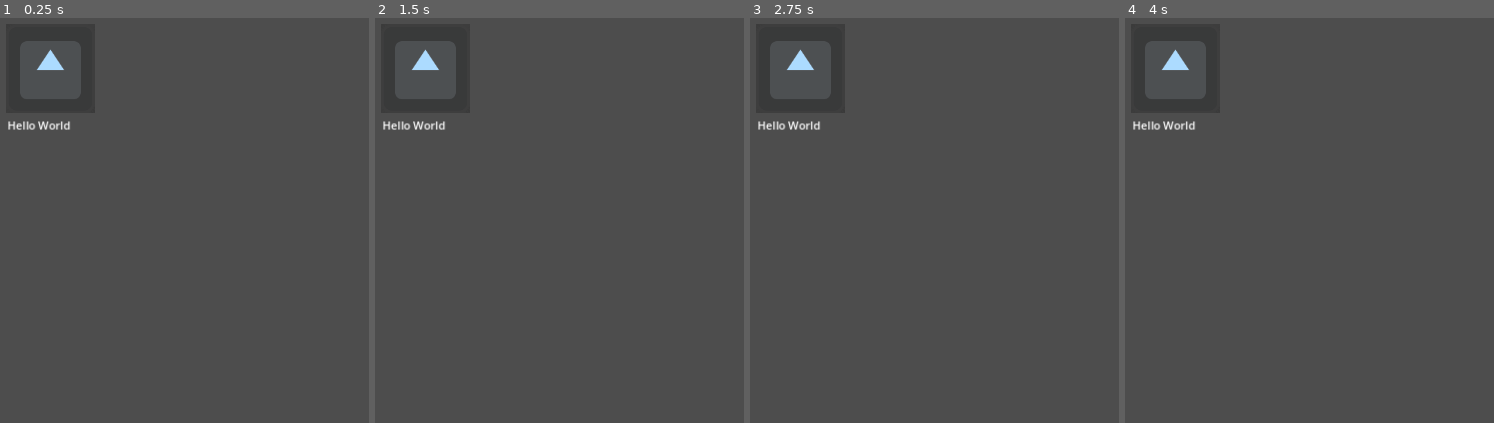
Above: before the commit, frames 1-4 (left to right).
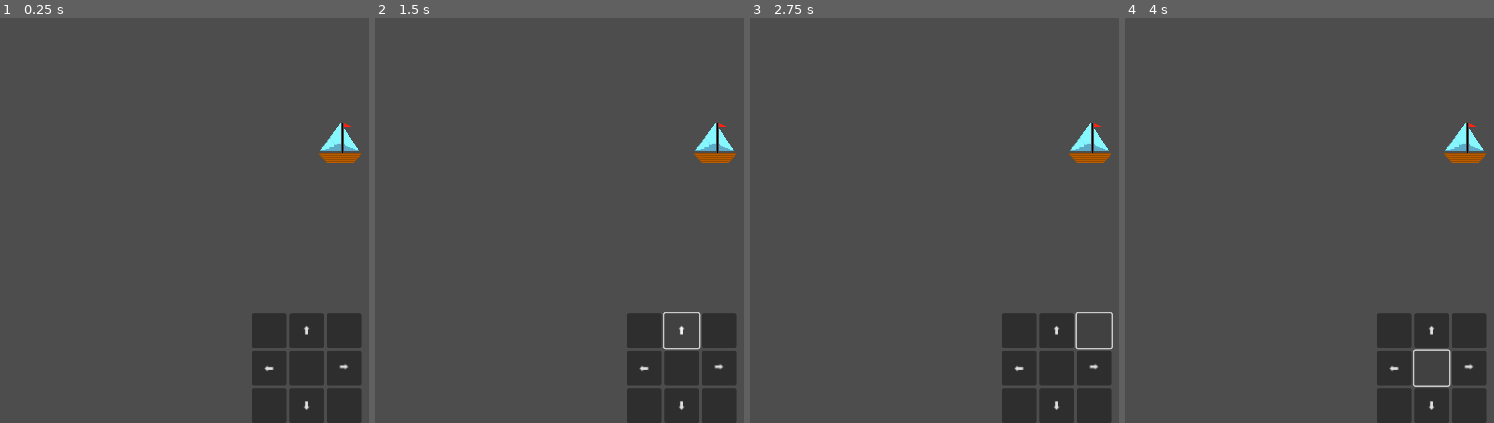
Above: after the commit, the same moments.

Repository: maxkompch/Fishing4Future
Game: Godot game, scene res://main.tscn
Two runs of this game, one before a commit and one after it. Both use one fixed random seed, a clock stepped at 60 frames per second and the inputs below. Before the commit the project starts from res://100. TrashBin/Old Test/scenes/water_scene.tscn. The engine's default icon, where the game draws it, is replaced by a stand-in: a white triangle on a blue panel in a dark square.
Inputs (mouse positions are in pixels of both pictures, inside the frame that each line leads up to):
- Up to frame 1 (0.25 s): no input
- Up to frame 2 (1.5 s): click (644, 329) at 0.52 s; click (681, 329) at 1.25 s, where only the run after the commit has a clickable "⬆"
- Up to frame 3 (2.75 s): click (1093, 329) at 2.02 s
- Up to frame 4 (4 s): click (1394, 366) at 2.75 s, where only the run after the commit has a clickable "⬅"; click (1431, 366) at 3.52 s

The runs differ from the first frame. In frame 1, 8.1% of the frame differs, in the area x 2-98%, y 7-100%; in frame 2, 7.5%; in frame 3, 7.4%; in frame 4, 7.5%.
Error after the commit: Parse Error: Identifier "_on_left_button_pressed" not declared in the current scope. (res://player.gd:18)

Commit message:
Boat control
Control movement of the boat. Up, Down, left, right with acceleration and velovity.

Diff:
--- a/MainScene.tscn
+++ /dev/null
@@ -1,3 +0,0 @@
-[gd_scene format=3 uid="uid://pyvq6rqfr5qr"]
-
-[node name="MainScene" type="Node2D"]
--- /dev/null
+++ b/main.tscn
@@ -0,0 +1,94 @@
+[gd_scene load_steps=5 format=3 uid="uid://ck00y8tcc0p7q"]
+
+[ext_resource type="Script" path="res://player.gd" id="2_huqim"]
+[ext_resource type="Texture2D" uid="uid://cwqyxw64pps3i" path="res://5. Icons/boat_pixelart.png" id="2_yphp6"]
+[ext_resource type="Script" path="res://ui.gd" id="3_8iex2"]
+
+[sub_resource type="RectangleShape2D" id="RectangleShape2D_okyxk"]
+size = Vector2(59, 44)
+
+[node name="Main" type="Node2D"]
+position = Vector2(628, 248)
+
+[node name="Player" type="CharacterBody2D" parent="."]
+script = ExtResource("2_huqim")
+speed_limit = null
+slow_rate = null
+area_color = null
+
+[node name="Boat" type="Sprite2D" parent="Player"]
+position = Vector2(0.999994, -1)
+scale = Vector2(0.284545, 0.276786)
+texture = ExtResource("2_yphp6")
+
+[node name="CollisionShape2D" type="CollisionShape2D" parent="Player"]
+position = Vector2(-4, 2)
+shape = SubResource("RectangleShape2D_okyxk")
+
+[node name="UI" type="CanvasLayer" parent="."]
+
+[node name="BoatControlUI" type="VBoxContainer" parent="UI"]
+anchors_preset = 7
+anchor_left = 0.5
+anchor_top = 1.0
+anchor_right = 0.5
+anchor_bottom = 1.0
+offset_left = -53.0
+offset_top = -158.0
+offset_right = 54.0
+grow_horizontal = 2
+grow_vertical = 0
+script = ExtResource("3_8iex2")
+
+[node name="TopRow" type="HBoxContainer" parent="UI/BoatControlUI"]
+layout_mode = 2
+
+[node name="Button1" type="Button" parent="UI/BoatControlUI/TopRow"]
+custom_minimum_size = Vector2(50, 50)
+layout_mode = 2
+
+[node name="btn_up" type="Button" parent="UI/BoatControlUI/TopRow"]
+custom_minimum_size = Vector2(50, 50)
+layout_mode = 2
+action_mode = 0
+text = "⬆"
+
+[node name="Button3" type="Button" parent="UI/BoatControlUI/TopRow"]
+custom_minimum_size = Vector2(50, 50)
+layout_mode = 2
+
+[node name="MidRow" type="HBoxContainer" parent="UI/BoatControlUI"]
+layout_mode = 2
+
+[node name="btn_left" type="Button" parent="UI/BoatControlUI/MidRow"]
+custom_minimum_size = Vector2(50, 50)
+layout_mode = 2
+action_mode = 0
+text = "⬅"
+
+[node name="Button5" type="Button" parent="UI/BoatControlUI/MidRow"]
+custom_minimum_size = Vector2(50, 50)
+layout_mode = 2
+
+[node name="btn_right" type="Button" parent="UI/BoatControlUI/MidRow"]
+custom_minimum_size = Vector2(50, 50)
+layout_mode = 2
+action_mode = 0
+text = "⮕"
+
+[node name="ButtomRow" type="HBoxContainer" parent="UI/BoatControlUI"]
+layout_mode = 2
+
+[node name="Button7" type="Button" parent="UI/BoatControlUI/ButtomRow"]
+custom_minimum_size = Vector2(50, 50)
+layout_mode = 2
+
+[node name="btn_down" type="Button" parent="UI/BoatControlUI/ButtomRow"]
+custom_minimum_size = Vector2(50, 50)
+layout_mode = 2
+action_mode = 0
+text = "⬇"
+
+[node name="Button9" type="Button" parent="UI/BoatControlUI/ButtomRow"]
+custom_minimum_size = Vector2(50, 50)
+layout_mode = 2
--- /dev/null
+++ b/player.gd
@@ -0,0 +1,114 @@
+extends CharacterBody2D  # Changed from Node2D to enable built-in physics
+var move_speed = 100
+var current_velocity = Vector2.ZERO
+var acceleration = 50
+var deceleration = 100
+var input_direction = Vector2.ZERO
+# Collision signal variables
+signal collision_occurred(object)
+func _ready():
+	print("Script initialized")
+	# Connect button signals
+	var btn_left = $UI/BoatControlUI/MidRow/btn_left
+	var btn_right = $UI/BoatControlUI/MidRow/btn_right
+	var btn_up = $UI/BoatControlUI/TopRow/btn_up
+	var btn_down = $UI/BoatControlUI/ButtomRow/btn_down
+
+	if btn_left and btn_right and btn_up and btn_down:
+		btn_left.pressed.connect(_on_left_button_pressed)
+		btn_left.button_up.connect(_on_left_button_released)
+		btn_right.pressed.connect(_on_right_button_pressed)
+		btn_right.button_up.connect(_on_right_button_released)
+		btn_up.pressed.connect(_on_up_button_pressed)
+		btn_up.button_up.connect(_on_up_button_released)
+		btn_down.pressed.connect(_on_down_button_pressed)
+		btn_down.button_up.connect(_on_down_button_released)
+		print("Buttons connected successfully")
+	else:
+		print("Error: Some buttons not found!")
+func physicsprocess(delta):
+	if input_direction != Vector2.ZERO:
+		print("Input direction: ", input_direction)
+
+	# Apply acceleration based on input
+	if input_direction != Vector2.ZERO:
+		current_velocity += input_direction * acceleration * delta
+		current_velocity = current_velocity.limit_length(move_speed)
+		print("Current velocity: ", current_velocity)
+	else:
+		# Apply deceleration when no input
+		if current_velocity.length() > 0:
+			var decel_direction = -current_velocity.normalized()
+			var decel_amount = deceleration * delta
+
+			if current_velocity.length() <= decel_amount:
+				current_velocity = Vector2.ZERO
+			else:
+				current_velocity += decel_direction * decel_amount
+
+	# Set the velocity for move_and_slide
+	velocity = current_velocity
+
+	# Use move_and_slide instead of directly setting position
+	move_and_slide()
+
+	# Check for collisions
+	for i in get_slide_collision_count():
+		var collision = get_slide_collision(i)
+		handle_collision(collision)
+
+	# Debug print for position
+	if current_velocity != Vector2.ZERO:
+		print("Player position: ", position)
+func handle_collision(collision):
+	var collider = collision.get_collider()
+	print("Collision detected with: ", collider.name)
+
+	# Emit signal for external handling
+	collision_occurred.emit(collider)
+
+	# Handle different types of collisions
+	if collider.is_in_group("obstacles"):
+		# Bounce off obstacles
+		current_velocity = current_velocity.bounce(collision.get_normal())
+		current_velocity *= 0.1  # Reduce velocity after collision
+	elif collider.is_in_group("collectibles"):
+		# Handle collectible interaction
+		if collider.has_method("collect"):
+			collider.collect()
+	elif collider.is_in_group("damage_sources"):
+		# Handle damage
+		take_damage()
+func take_damage():
+	# Implement damage handling logic
+	print("Damage taken!")
+	# Add your damage logic here
+# Button handling functions remain the same
+func onleft_button_pressed():
+	print("Left button pressed")
+	input_direction.x = -1
+func onright_button_pressed():
+	print("Right button pressed")
+	input_direction.x = 1
+func onup_button_pressed():
+	print("Up button pressed")
+	input_direction.y = -1
+func ondown_button_pressed():
+	print("Down button pressed")
+	input_direction.y = 1
+func onleft_button_released():
+	print("Left button released")
+	if input_direction.x < 0:
+		input_direction.x = 0
+func onright_button_released():
+	print("Right button released")
+	if input_direction.x > 0:
+		input_direction.x = 0
+func onup_button_released():
+	print("Up button released")
+	if input_direction.y < 0:
+		input_direction.y = 0
+func ondown_button_released():
+	print("Down button released")
+	if input_direction.y > 0:
+		input_direction.y = 0
--- a/project.godot
+++ b/project.godot
@@ -11,7 +11,7 @@
 [application]
 
 config/name="Fishing4Future"
-run/main_scene="res://100. TrashBin/Old Test/scenes/water_scene.tscn"
+run/main_scene="res://main.tscn"
 config/features=PackedStringArray("4.3", "Forward Plus")
 config/icon="res://icon.svg"
 
--- /dev/null
+++ b/ui.gd
@@ -0,0 +1,57 @@
+extends Control
+
+var player
+var input_vector = Vector2.ZERO
+
+# Add these onready variables to reference your buttons
+@onready var btn_up = $TopRow/btn_up
+@onready var btn_down = $ButtomRow/btn_down
+@onready var btn_left = $MidRow/btn_left
+@onready var btn_right = $MidRow/btn_right
+
+func _ready():
+	# Find the player node
+	player = get_tree().get_first_node_in_group("player")
+	if !player:
+		push_error("Player node not found! Make sure the Player node is in the 'player' group")
+
+	# Connect button signals
+	btn_up.button_down.connect(_on_btn_up_pressed)
+	btn_up.button_up.connect(_on_btn_up_released)
+
+	btn_down.button_down.connect(_on_btn_down_pressed)
+	btn_down.button_up.connect(_on_btn_down_released)
+
+	btn_left.button_down.connect(_on_btn_left_pressed)
+	btn_left.button_up.connect(_on_btn_left_released)
+
+	btn_right.button_down.connect(_on_btn_right_pressed)
+	btn_right.button_up.connect(_on_btn_right_released)
+
+func _process(_delta):
+	if player:
+		player.set_movement_input(input_vector)
+
+func _on_btn_up_pressed():
+	input_vector.y = -1
+
+func _on_btn_up_released():
+	input_vector.y = 0 if input_vector.y < 0 else input_vector.y
+
+func _on_btn_down_pressed():
+	input_vector.y = 1
+
+func _on_btn_down_released():
+	input_vector.y = 0 if input_vector.y > 0 else input_vector.y
+
+func _on_btn_left_pressed():
+	input_vector.x = -1
+
+func _on_btn_left_released():
+	input_vector.x = 0 if input_vector.x < 0 else input_vector.x
+
+func _on_btn_right_pressed():
+	input_vector.x = 1
+
+func _on_btn_right_released():
+	input_vector.x = 0 if input_vector.x > 0 else input_vector.x
Binary file added: 5. Icons/boat_pixelart.png
Not shown, added: 5. Icons/boat_pixelart.png.import
Binary file added: 5. Icons/fish.jpg
Not shown, added: 5. Icons/fish.jpg.import
